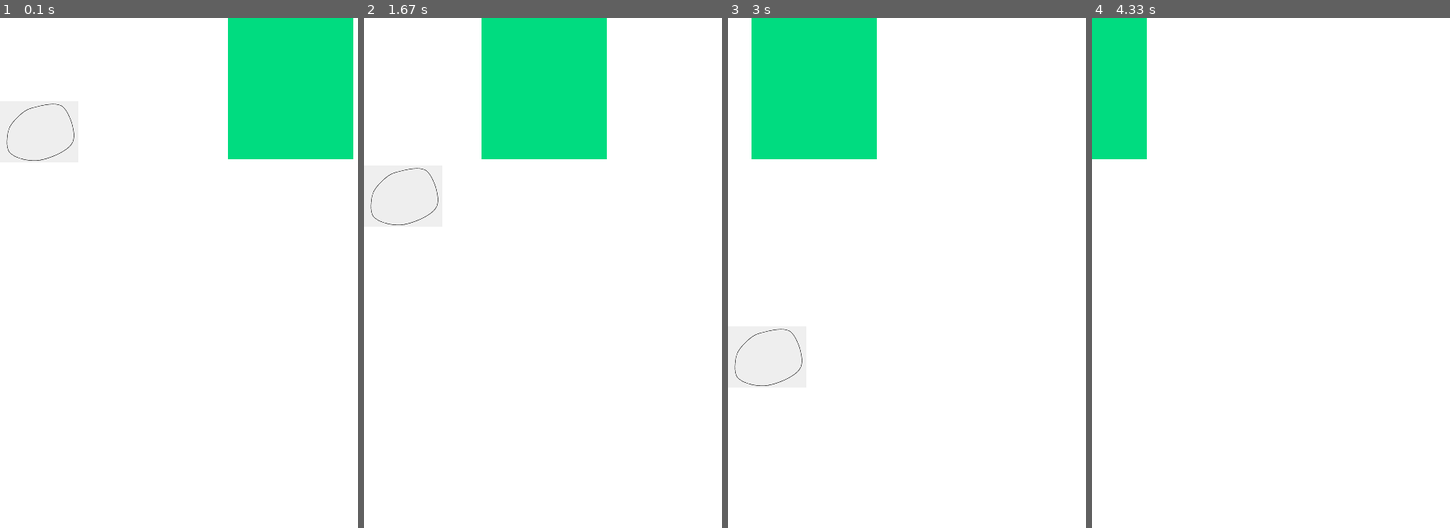
Above: before the commit, frames 1-4 (left to right).
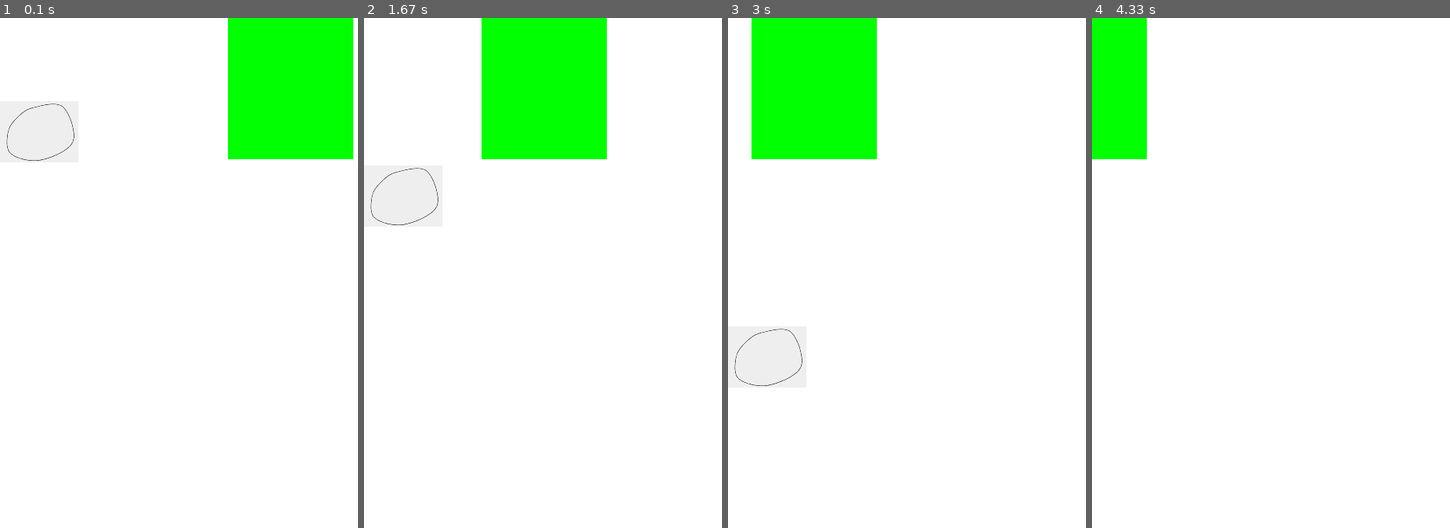
Above: after the commit, the same moments.

Repository: nayere6342/FP_FlappyBirdPygame
Game: pygame game, started from main.py
Same seed, same stepped clock (60 frames per second), same inputs: the game is played once before the commit and once after it.
Inputs:
- Up to frame 1 (0.1 s): no input
- Up to frame 2 (1.67 s): hold Up 0.33-0.8 s; hold Down 0.83-1.13 s; hold Up 1.17-1.53 s; hold Down from 1.57 s (still down)
- Up to frame 3 (3 s): release Down at 1.93 s; hold Up 1.97-2.27 s; hold Down 2.3-2.6 s; hold Up from 2.63 s (still down)
- Up to frame 4 (4.33 s): release Up at 3 s; hold Down 3.03-3.4 s; hold Up 3.43-3.73 s; hold Down 3.77-4.07 s; hold Up from 4.1 s (still down)

The runs differ from the first frame. In frame 1, 9.7% of the frame differs, in the area x 63-99%, y 0-28%; in frame 2, 9.7%; in frame 3, 9.7%; in frame 4, 4.2%.

Commit message:
Update main.py

Diff:
--- a/main.py
+++ b/main.py
@@ -22,7 +22,7 @@
     z -= 1
     target = pygame.Rect(z, 0, 160, 180)
     collision = hitbox.colliderect(target)
-    pygame.draw.rect(screen, (46 * collision, 220, 128), target)
+    pygame.draw.rect(screen, (255 * collision, 255, 0), target)
 
     keys = pygame.key.get_pressed()
     y += 2
